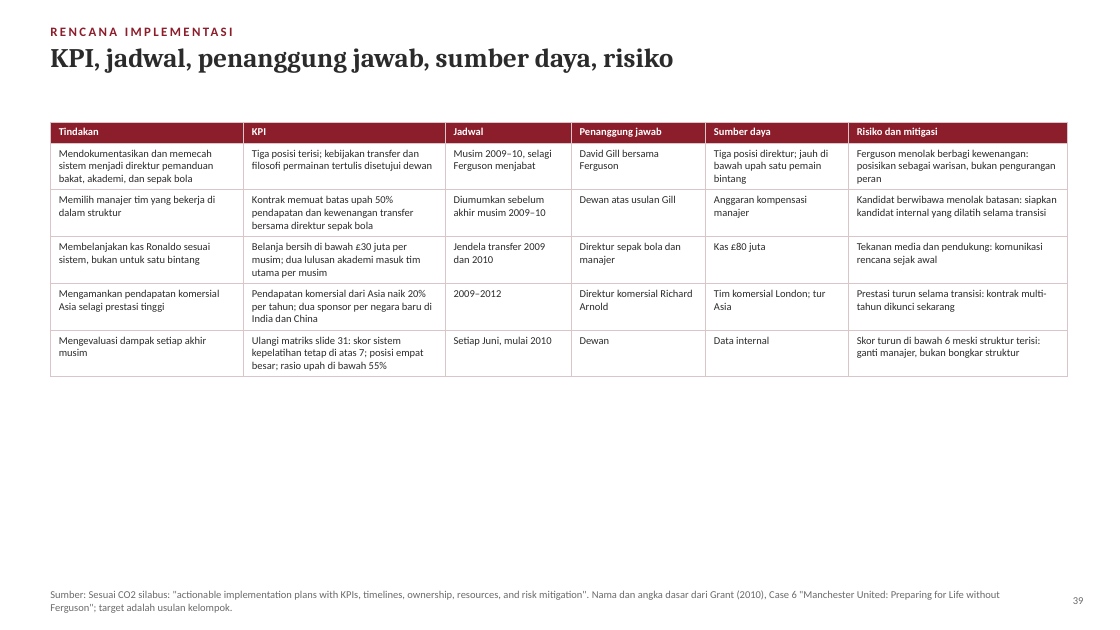
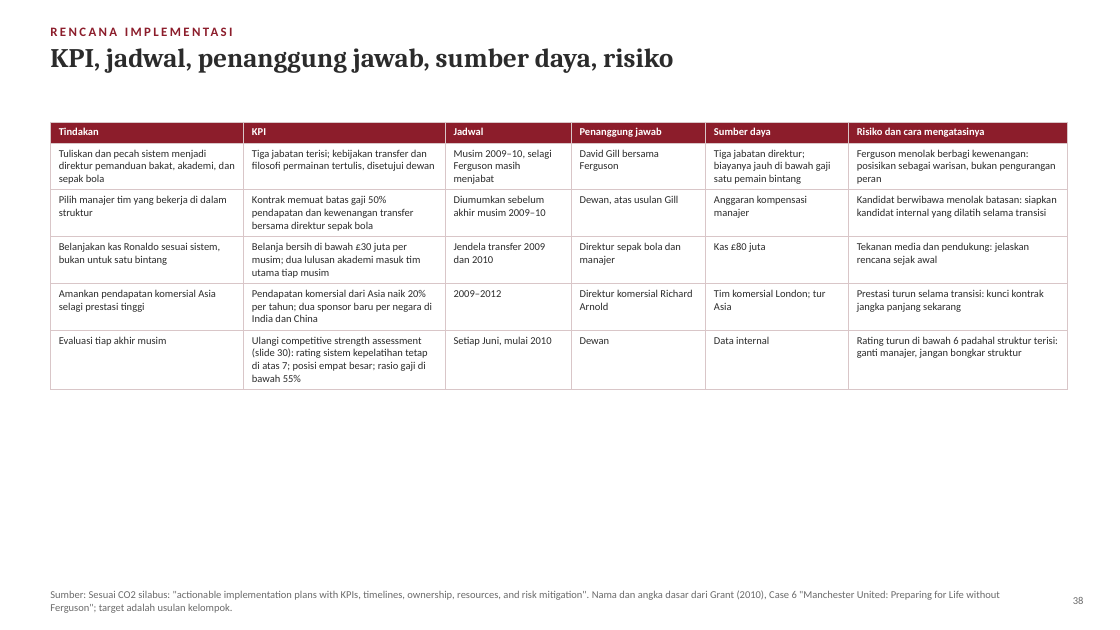
Before and after one commit to aslihabnuri/Dom-Manipulation, a slide deck: slide 38 of materi-strategic-management/presentasi/SMJKT_Group 4_Case Manchester United.pptx (slide 39 before the commit). Drawn at 1120x630 pixels with LibreOffice and Linux fonts; fonts in the diff are those of the drawing. Boxes give left, top, right and bottom in pixels: in the first picture for what was removed or moved away, otherwise in the second. Text is boxed around its words. In the diff, an @@ line names an element or a change of style, - is before the commit and + after.

```diff
--- a/materi-strategic-management/presentasi/SMJKT_Group 4_Case Manchester United.pptx
+++ b/materi-strategic-management/presentasi/SMJKT_Group 4_Case Manchester United.pptx
@@ table at [50, 122, 1067, 386] @@
-row 1, column 6: Risiko dan mitigasi
+row 1, column 6: Risiko dan cara mengatasinya
-row 2: Mendokumentasikan dan memecah sistem menjadi direktur pemanduan bakat, akademi, dan sepak bola | Tiga posisi terisi; kebijakan transfer dan filosofi permainan tertulis disetujui dewan | Musim 2009–10, selagi Ferguson menjabat | David Gill bersama Ferguson | Tiga posisi direktur; jauh di bawah upah satu pemain bintang | Ferguson menolak berbagi kewenangan: posisikan sebagai warisan, bukan pengurangan peran
+row 2: Tuliskan dan pecah sistem menjadi direktur pemanduan bakat, akademi, dan sepak bola | Tiga jabatan terisi; kebijakan transfer dan filosofi permainan tertulis, disetujui dewan | Musim 2009–10, selagi Ferguson masih menjabat | David Gill bersama Ferguson | Tiga jabatan direktur; biayanya jauh di bawah gaji satu pemain bintang | Ferguson menolak berbagi kewenangan: posisikan sebagai warisan, bukan pengurangan peran
-row 3: Memilih manajer tim yang bekerja di dalam struktur | Kontrak memuat batas upah 50% pendapatan dan kewenangan transfer bersama direktur sepak bola | Diumumkan sebelum akhir musim 2009–10 | Dewan atas usulan Gill | Anggaran kompensasi manajer | Kandidat berwibawa menolak batasan: siapkan kandidat internal yang dilatih selama transisi
+row 3: Pilih manajer tim yang bekerja di dalam struktur | Kontrak memuat batas gaji 50% pendapatan dan kewenangan transfer bersama direktur sepak bola | Diumumkan sebelum akhir musim 2009–10 | Dewan, atas usulan Gill | Anggaran kompensasi manajer | Kandidat berwibawa menolak batasan: siapkan kandidat internal yang dilatih selama transisi
-row 4: Membelanjakan kas Ronaldo sesuai sistem, bukan untuk satu bintang | Belanja bersih di bawah £30 juta per musim; dua lulusan akademi masuk tim utama per musim | Jendela transfer 2009 dan 2010 | Direktur sepak bola dan manajer | Kas £80 juta | Tekanan media dan pendukung: komunikasi rencana sejak awal
+row 4: Belanjakan kas Ronaldo sesuai sistem, bukan untuk satu bintang | Belanja bersih di bawah £30 juta per musim; dua lulusan akademi masuk tim utama tiap musim | Jendela transfer 2009 dan 2010 | Direktur sepak bola dan manajer | Kas £80 juta | Tekanan media dan pendukung: jelaskan rencana sejak awal
-row 5: Mengamankan pendapatan komersial Asia selagi prestasi tinggi | Pendapatan komersial dari Asia naik 20% per tahun; dua sponsor per negara baru di India dan China | 2009–2012 | Direktur komersial Richard Arnold | Tim komersial London; tur Asia | Prestasi turun selama transisi: kontrak multi-tahun dikunci sekarang
+row 5: Amankan pendapatan komersial Asia selagi prestasi tinggi | Pendapatan komersial dari Asia naik 20% per tahun; dua sponsor baru per negara di India dan China | 2009–2012 | Direktur komersial Richard Arnold | Tim komersial London; tur Asia | Prestasi turun selama transisi: kunci kontrak jangka panjang sekarang
-row 6: Mengevaluasi dampak setiap akhir musim | Ulangi matriks slide 31: skor sistem kepelatihan tetap di atas 7; posisi empat besar; rasio upah di bawah 55% | Setiap Juni, mulai 2010 | Dewan | Data internal | Skor turun di bawah 6 meski struktur terisi: ganti manajer, bukan bongkar struktur
+row 6: Evaluasi tiap akhir musim | Ulangi competitive strength assessment (slide 30): rating sistem kepelatihan tetap di atas 7; posisi empat besar; rasio gaji di bawah 55% | Setiap Juni, mulai 2010 | Dewan | Data internal | Rating turun di bawah 6 padahal struktur terisi: ganti manajer, jangan bongkar struktur
```
Also in this commit, not shown: 38 other slides changed, 1 slide added, 4 slides removed, 2 other files.
